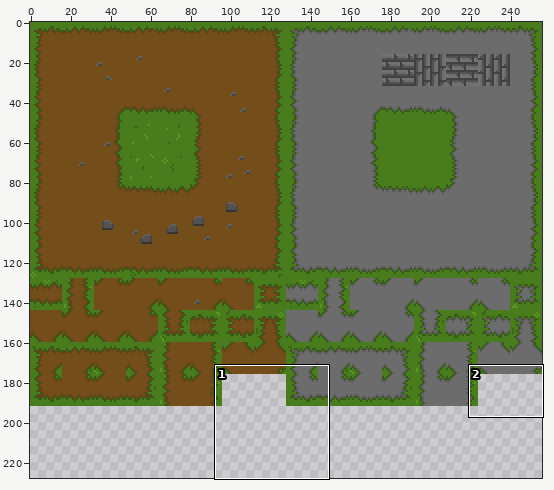
Sprite sheet: assets/backgrounds/Tileset.png. Above: a wide view before the commit, with the close-up outlined.
Close-up. First the earlier version:
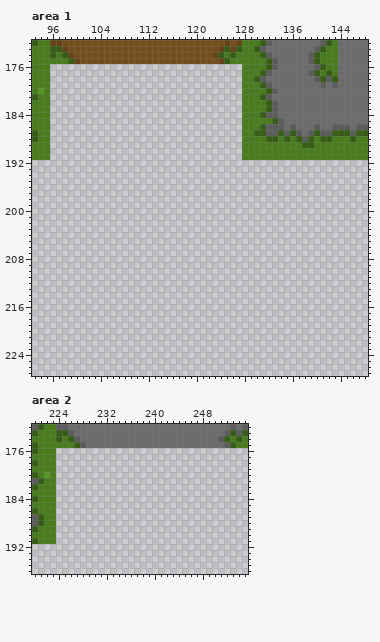
The file is 256x256 pixels. Colours within 5 levels of each other are drawn and written as one. Shown: area 1: x 93..148, y 172..227; area 2: x 220..255, y 172..196. The wide view leaves out empty margins. The commit also changed other parts of the picture, which this record leaves out.
After:
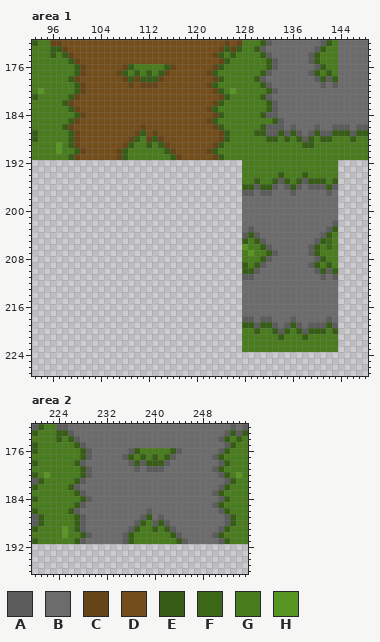
Palette (. is transparent): A #5c5c5c  B #6c6c6c  C #654417  D #734d1a  E #365c15  F #3c6717  G #487c1c  H #579622
Diff:
Changed rows in their new state; - is an unchanged pixel.
Area 1:
first column x 96:
176 GGGGECDDDDDDCEGGGGGECDDDDDDCEGGG----------------
177 GGGGECDDDDDCEGEGEGECDDDDDDCEGGGG----------------
178 GGGECDDDDDDDCECEEECDDDDDDDDCEGGG----------------
179 GGGGECDDDDDDDCDCCCDDDDDDDDCEGGGG----------------
180 GGGGECDDDDDDDDDDDDDDDDDDDDDCEGHG----------------
181 GGGECDDDDDDDDDDDDDDDDDDDDDDDCEGG----------------
182 GGECDDDDDDDDDDDDDDDDDDDDDDDCEGGG----------------
183 GGGECDDDDDDDDDDDDDDDDDDDDDCEGGGG----------------
184 GGGGECDDDDDDDDDDDDDDDDDDDDDCEGGG----------------
185 GGGECDDDDDDDDDDDDDDDDDDDDDCEGGGG----------------
186 GGECDDDDDDDDDDDCDDDDDDDDDDDCEGGG----------------
187 GGGECDDDDDDDDDCEDCDDDDDDDDDDCEGG----------------
188 GGGECDDDDDDDDCEGCECDDDDDDDDDCEGG----------------
189 GHGECDDDDDDDCEGGEGECDDDDDDDCEGGG----------------
190 GHGGECDDDDDCEGGGGGGECDDDDDCEGGGG----------------
191 GGGECDDDDDDCEGGGGGGGECDDDDDCEGGG----------------
192 --------------------------------GGGGGGGGGGGGGGGG
193 --------------------------------GGGGGGGGGGGGGGGG
194 --------------------------------GGGGGGEGGGEGGGGG
195 --------------------------------GGEGGEAEGEAEEEGE
196 --------------------------------EEAEEABAEABAAAEA
197 --------------------------------AABAABBBABBBBBAB
198 --------------------------------BBBBBBBBBBBBBBBB
199 --------------------------------BBBBBBBBBBBBBBBB
200 --------------------------------BBBBBBBBBBBBBBBB
201 --------------------------------BBBBBBBBBBBBBBBB
202 --------------------------------BBBBBBBBBBBBBBBA
203 --------------------------------BABBBBBBBBBBBBAE
204 --------------------------------AEABBBBBBBBBBAEG
205 --------------------------------EGEABBBBBBBBAEFG
206 --------------------------------HGGEABBBBBBAEGFG
207 --------------------------------GHGGEABBBBBAEGGG
208 --------------------------------GGGEABBBBBBBAEGG
209 --------------------------------EGEABBBBBBBAEGEG
210 --------------------------------EEABBBBBBBBBAEAE
211 --------------------------------AABBBBBBBBBBBABA
212 --------------------------------BBBBBBBBBBBBBBBB
213 --------------------------------BBBBBBBBBBBBBBBB
214 --------------------------------BBBBBBBBBBBBBBBB
215 --------------------------------BBBBBBBBBBBBBBBB
216 --------------------------------BBBBBBBBBBBBBBBB
217 --------------------------------BBBBBBBBBBBBBBBB
218 --------------------------------AABAABBBABBBBBAB
219 --------------------------------EEAEEABAEABAAAEA
220 --------------------------------GGEGGEAEGEAEEEGE
221 --------------------------------GGGGGGEGGGEGGGGG
222 --------------------------------GGGGGGGGGGGGGGGG
223 --------------------------------GGGGGGGGGGGGGGGG
Area 2:
first column x 224:
176 GGGGEABBBBBBAEGGGGGEABBBBBBAEGGG
177 GGGGEABBBBBAEGEGEGEABBBBBBAEGGGG
178 GGGEABBBBBBBAEAEEEABBBBBBBBAEGGG
179 GGGGEABBBBBBBABAAABBBBBBBBAEGGGG
180 GGGGEABBBBBBBBBBBBBBBBBBBBBAEGHG
181 GGGEABBBBBBBBBBBBBBBBBBBBBBBAEGG
182 GGEABBBBBBBBBBBBBBBBBBBBBBBAEGGG
183 GGGEABBBBBBBBBBBBBBBBBBBBBAEGGGG
184 GGGGEABBBBBBBBBBBBBBBBBBBBBAEGGG
185 GGGEABBBBBBBBBBBBBBBBBBBBBAEGGGG
186 GGEABBBBBBBBBBBABBBBBBBBBBBAEGGG
187 GGGEABBBBBBBBBAEBABBBBBBBBBBAEGG
188 GGGEABBBBBBBBAEGAEABBBBBBBBBAEGG
189 GHGEABBBBBBBAEGGEGEABBBBBBBAEGGG
190 GHGGEABBBBBAEGGGGGGEABBBBBAEGGGG
191 GGGEABBBBBBAEGGGGGGGEABBBBBAEGGG
Boxes around the changes in both close-ups, in picture pixels (x1, y1, x2, y2):
added: (50, 64, 338, 352)
added: (56, 448, 248, 544)
